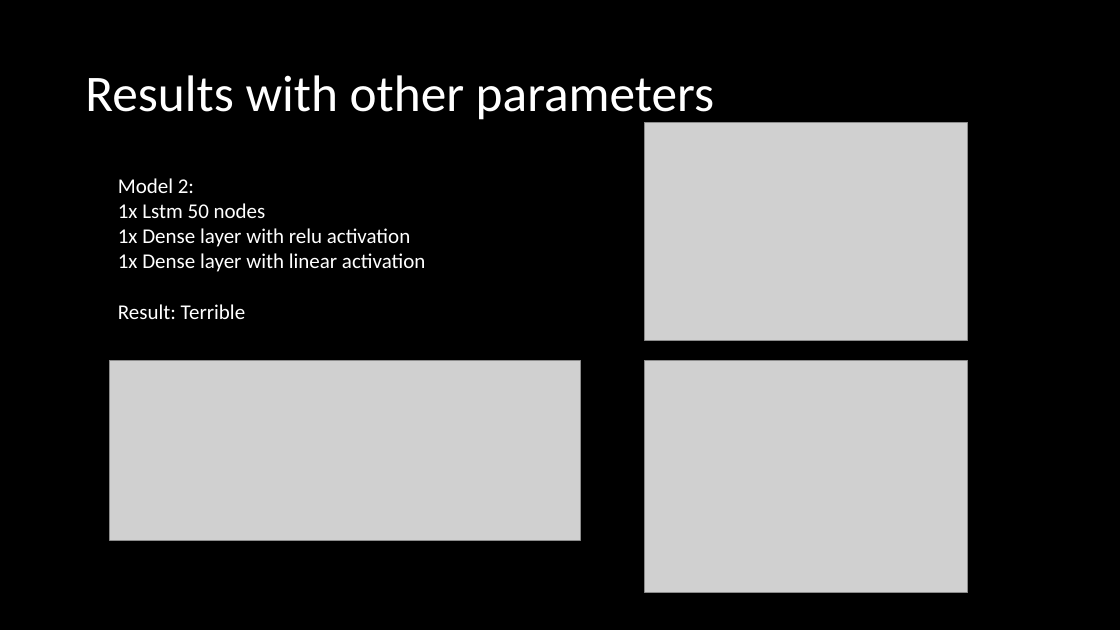
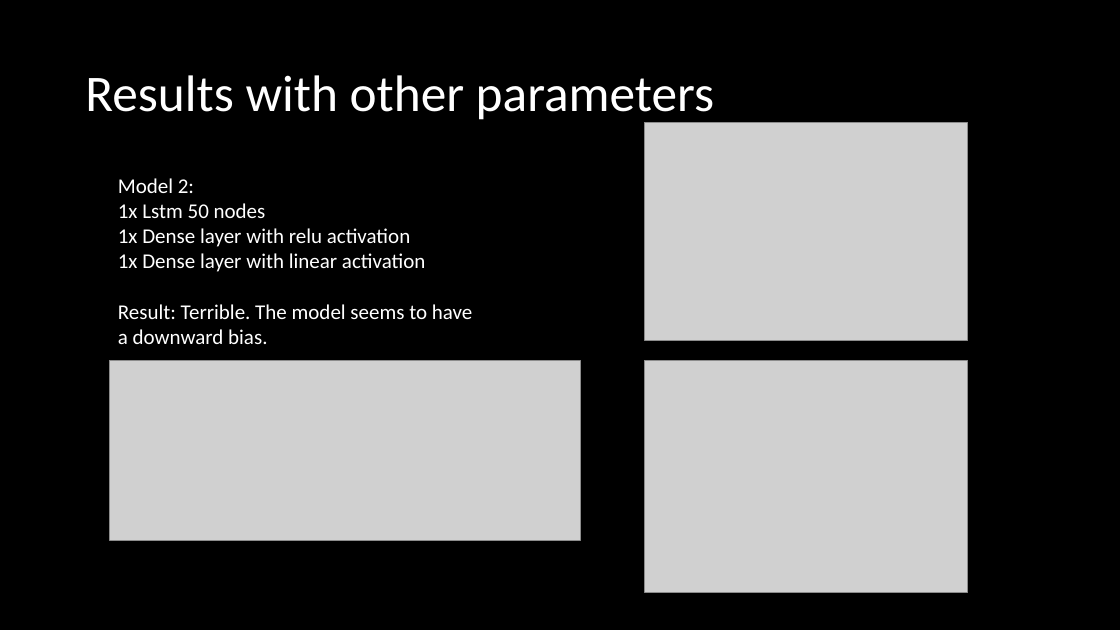
Before and after one commit to alexxlu/Project4, a slide deck: slide 6 of Stock Price prediction.pptx. Drawn at 1120x630 pixels with LibreOffice and Linux fonts; fonts in the diff are those of the drawing; grey boxes stand for pictures. Boxes give left, top, right and bottom in pixels: in the first picture for what was removed or moved away, otherwise in the second. Text is boxed around its words. In the diff, an @@ line names an element or a change of style, - is before the commit and + after.

```diff
--- a/Stock Price prediction.pptx
+++ b/Stock Price prediction.pptx
@@ text at (118,304,472,344): text changed @@
-Result: Terrible
+Result: Terrible. The model seems to have a downward bias.
```
Also in this commit, not shown: 5 other slides changed, 2 other files.
